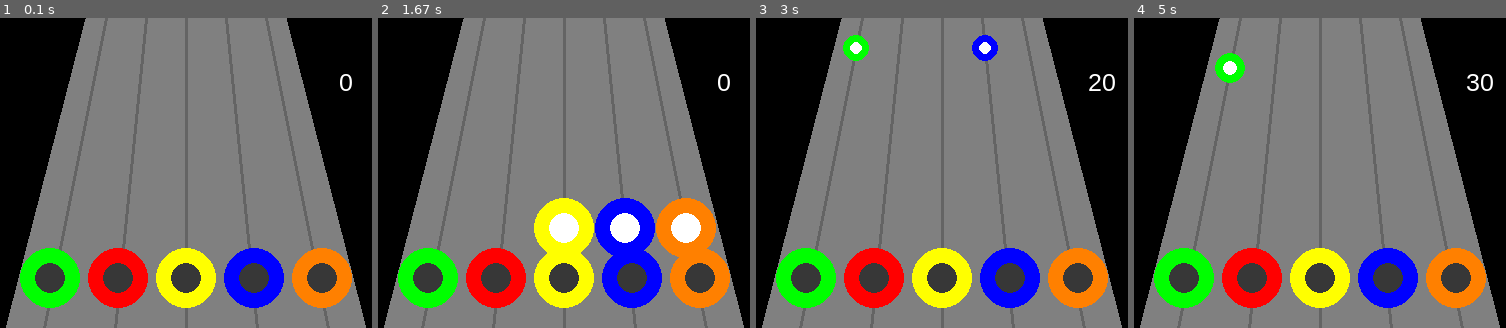
Above: before the commit, frames 1-4 (left to right).
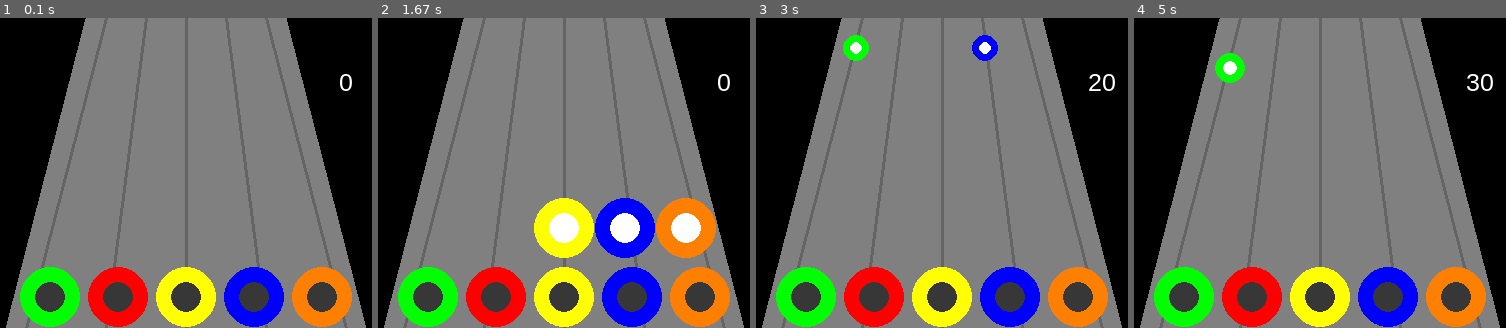
Above: after the commit, the same moments.

Repository: romulofff/gym-hero
Game: pygame game, started from src/gh_pygame.py
Same seed, same stepped clock (60 frames per second), same inputs: the game is played once before the commit and once after it.
Inputs:
- Up to frame 1 (0.1 s): no input
- Up to frame 2 (1.67 s): no input
- Up to frame 3 (3 s): tap K at 1.9, 2.23 s
- Up to frame 4 (5 s): tap A at 4.07 s

The runs differ from the first frame. In frame 1, 18% of the frame differs, in the area x 5-95%, y 0-100%; in frame 2, 17%; in frame 3, 18%; in frame 4, 18%.

Commit message:
Small updates on main game

Diff:
--- a/src/gh_pygame.py
+++ b/src/gh_pygame.py
@@ -52,7 +52,8 @@
 
 def draw_note_target():
     """Draws the note target at the end of the track"""
-    target_y = 260
+    height = screen.get_height()
+    target_y = int(height - 10/100*height)
     target_outer_radius = 30
     target_inner_radius = 15
 
@@ -95,7 +96,7 @@
 
 def draw_line(screen):
     """ Draw the lines where the notes will roll """
-    height = 400
+    height = screen.get_height()
     draw.line(screen, (100, 100, 100), (120, 0), (40, height), 3)
     draw.line(screen, (100, 100, 100), (160, 0), (120, height), 3)
     draw.line(screen, (100, 100, 100), (200, 0), (200, height), 3)
